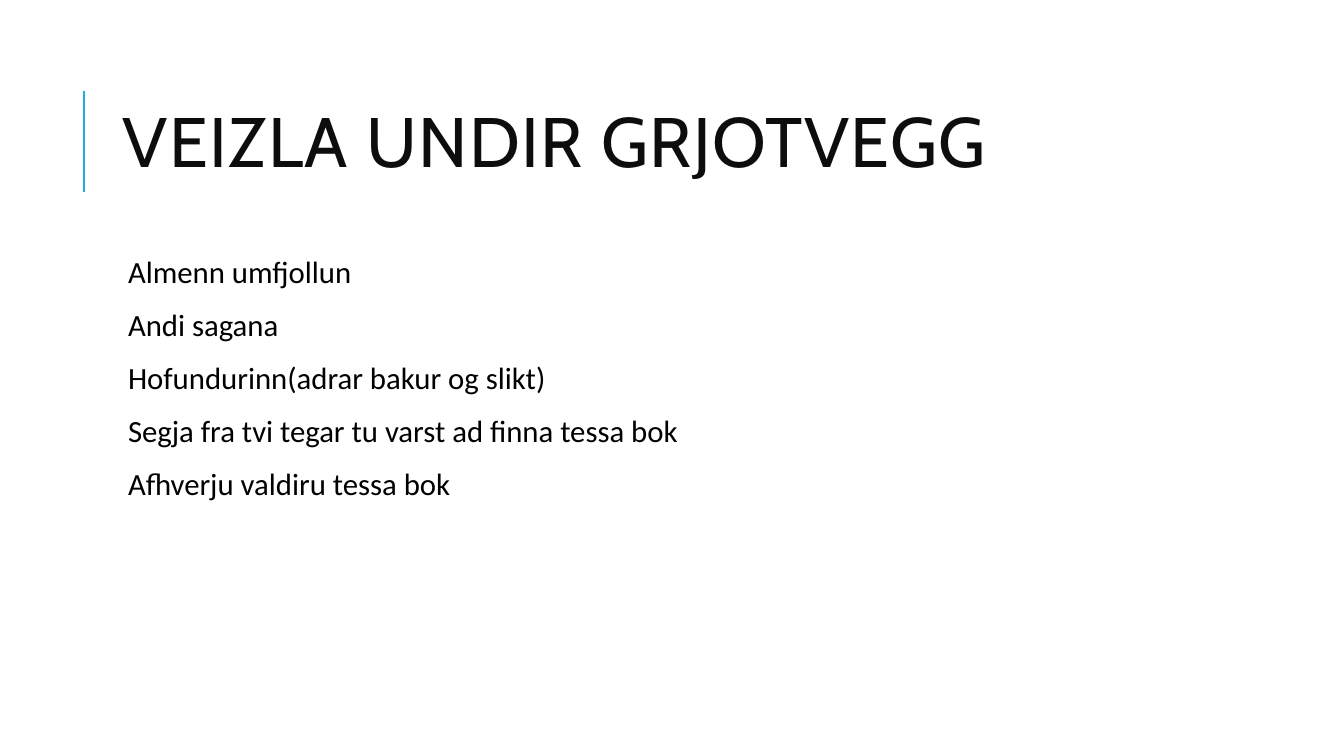
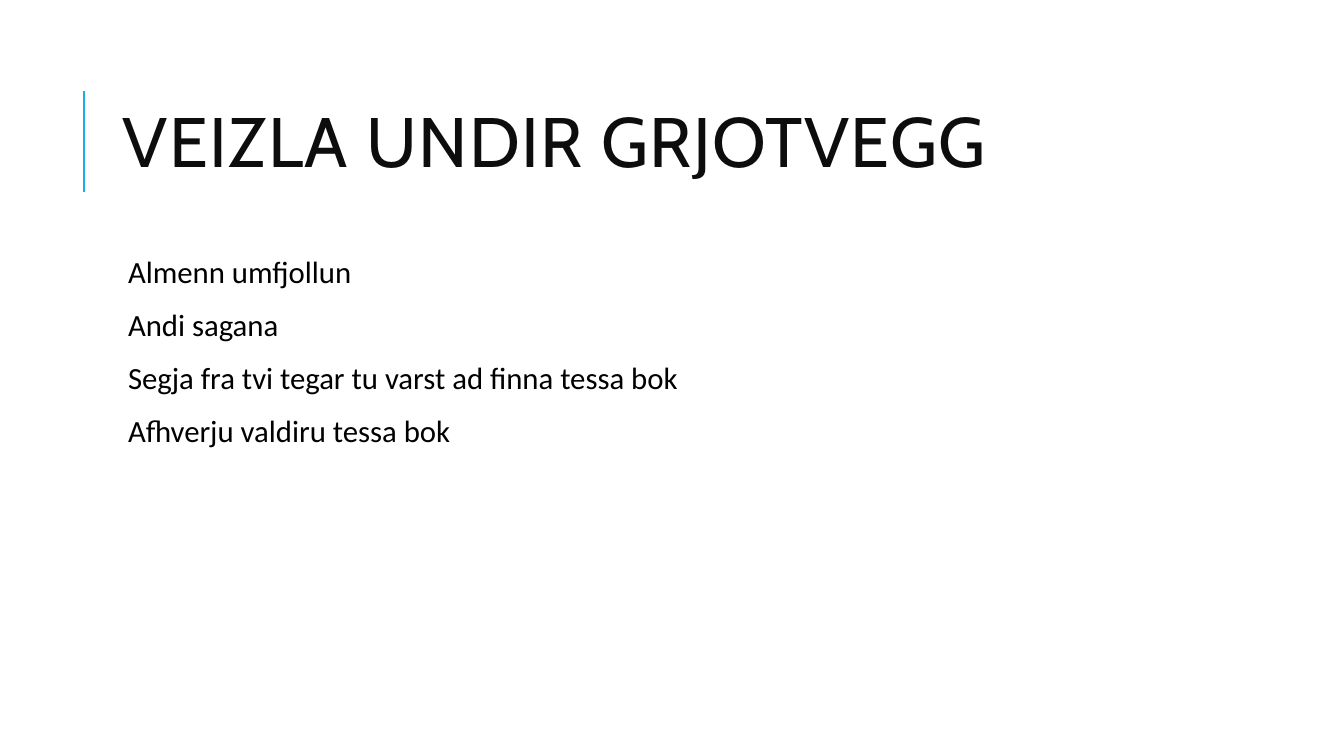
Before and after one commit to PallGudbrandsson/Skoli2017V, a slide deck: slide 2 of ISL/Veizla Undir Grjotvegg.pptx. Drawn at 1344x756 pixels with LibreOffice and Linux fonts; fonts in the diff are those of the drawing. Boxes give left, top, right and bottom in pixels: in the first picture for what was removed or moved away, otherwise in the second. Text is boxed around its words. In the diff, an @@ line names an element or a change of style, - is before the commit and + after.

```diff
--- a/ISL/Veizla Undir Grjotvegg.pptx
+++ b/ISL/Veizla Undir Grjotvegg.pptx
@@ text at box(128, 366, 546, 395): paragraph removed @@
-  Hofundurinn(adrar bakur og slikt)
```
Also in this commit, not shown: 2 other slides changed, 6 slides added, 13 other files.
